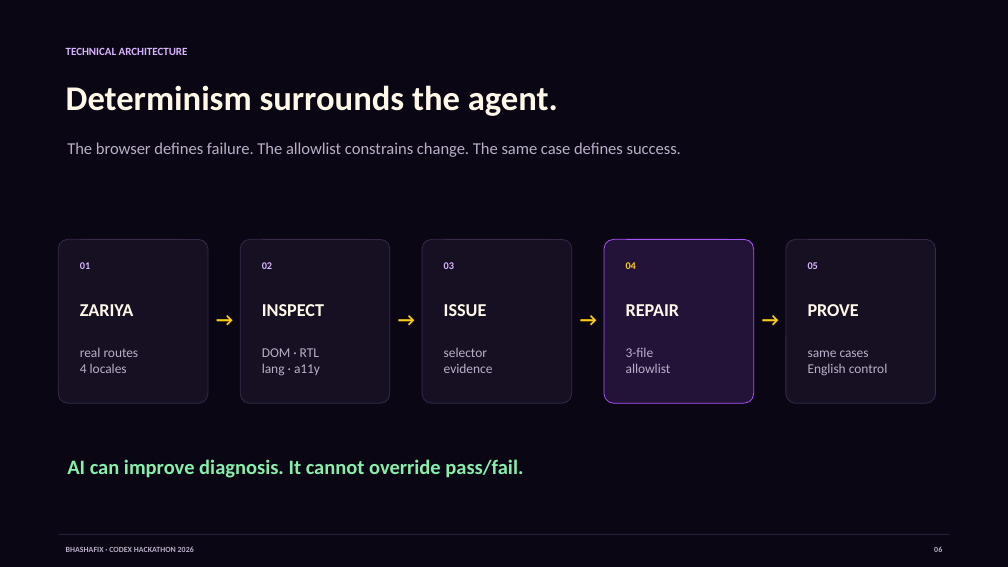
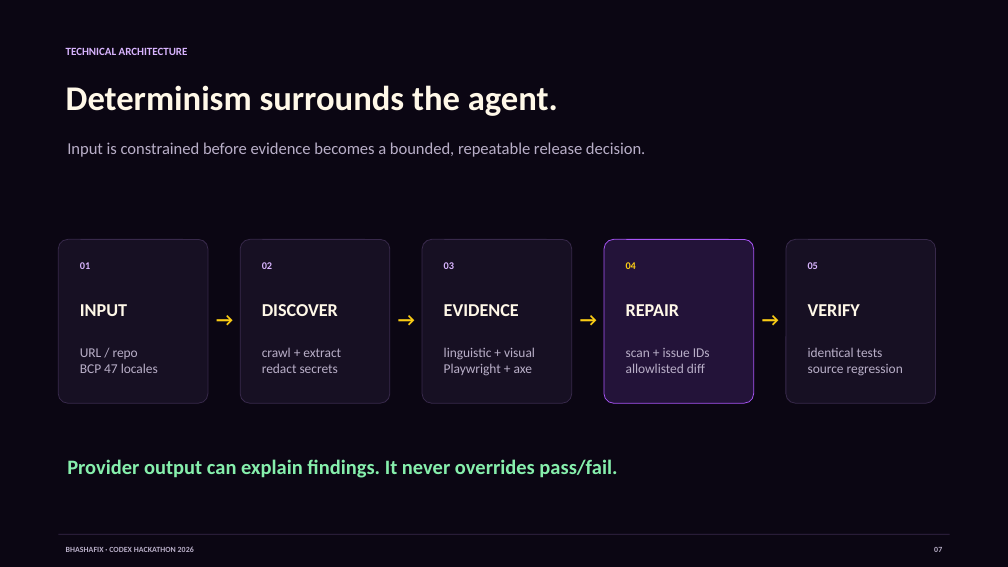
Before and after one commit to vaibhav4046/bhashafix, a slide deck: slide 7 of submission/BhashaFix-Hackathon-Deck.pptx (slide 6 before the commit). Drawn at 1008x567 pixels with LibreOffice and Linux fonts; fonts in the diff are those of the drawing. Boxes give left, top, right and bottom in pixels: in the first picture for what was removed or moved away, otherwise in the second. Text is boxed around its words. In the diff, an @@ line names an element or a change of style, - is before the commit and + after.

Commit message:
docs: package verified open source hackathon release

```diff
--- a/submission/BhashaFix-Hackathon-Deck.pptx
+++ b/submission/BhashaFix-Hackathon-Deck.pptx
@@ text at [67, 142, 645, 157]: text changed @@
-The browser defines failure. The allowlist constrains change. The same case defines success.
+Input is constrained before evidence becomes a bounded, repeatable release decision.
@@ text at [80, 304, 127, 316]: text changed @@
-ZARIYA
+INPUT
@@ text at [262, 304, 338, 316]: text changed @@
-INSPECT
+DISCOVER
@@ text at [444, 304, 519, 316]: text changed @@
-ISSUE
+EVIDENCE
@@ text at [808, 304, 860, 316]: text changed @@
-PROVE
+VERIFY
@@ text at [80, 348, 158, 373]: text changed @@
-real routes
-4 locales
+URL / repo
+BCP 47 locales
@@ text at [262, 348, 341, 373]: text changed @@
-DOM · RTL
-lang · a11y
+crawl + extract
+redact secrets
@@ text at [444, 347, 535, 376]: text changed @@
-selector
-evidence
+linguistic + visual
+Playwright + axe
@@ text at [626, 348, 710, 373]: text changed @@
-3-file
-allowlist
+scan + issue IDs
+allowlisted diff
@@ text at [808, 348, 903, 376]: text changed @@
-same cases
-English control
+identical tests
+source regression
@@ text at [67, 459, 617, 478]: text changed @@
-AI can improve diagnosis. It cannot override pass/fail.
+Provider output can explain findings. It never overrides pass/fail.
```
Also in this commit, not shown: 3 other slides changed, 6 slides added, 5 slides removed, 28 other files.
